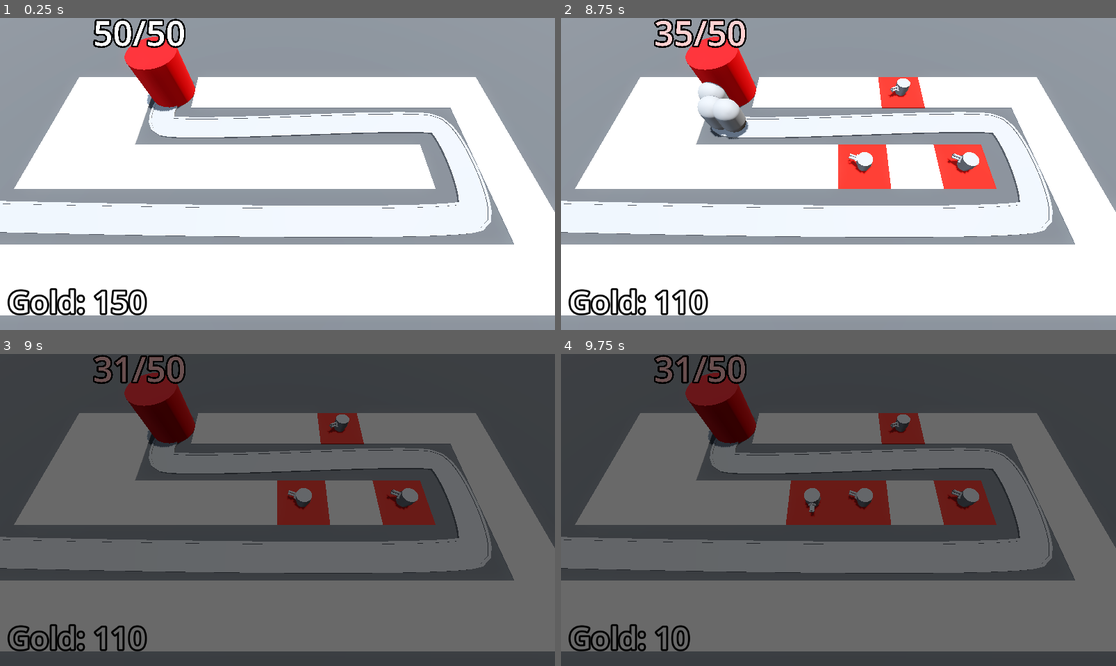
Above: before the commit, frames 1-4 (two rows, left to right).
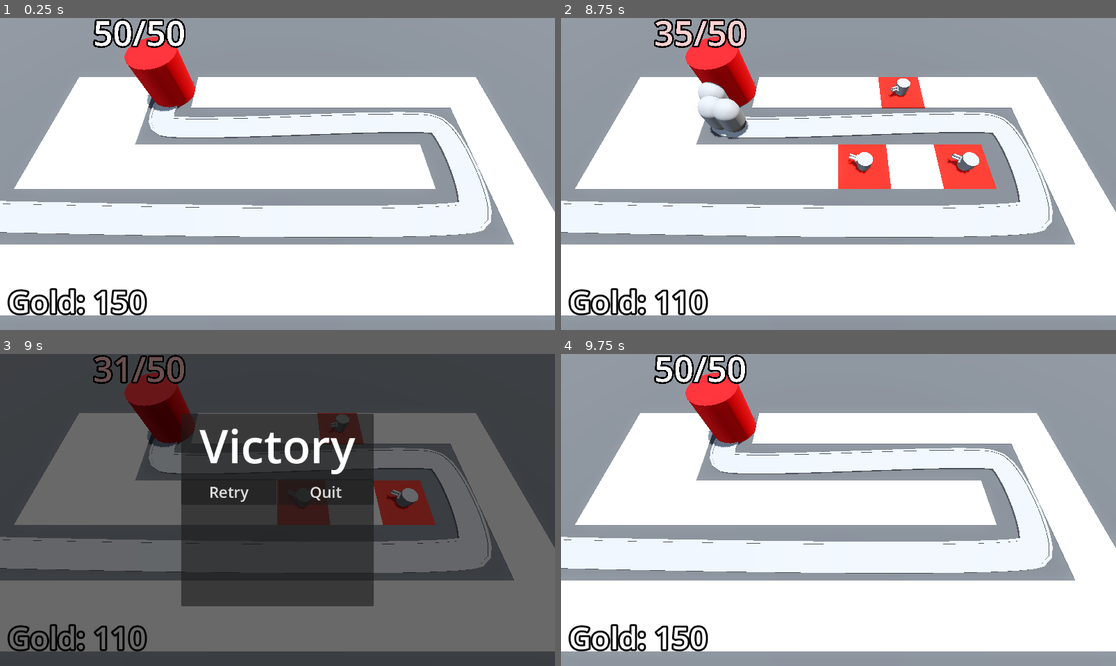
Above: after the commit, the same moments.

Repository: FabioAVSilva/Barbarian-Blaster
Game: Godot game, scene res://BaseLevel.tscn
Same seed, same stepped clock (60 frames per second), same inputs: the game is played once before the commit and once after it.
Inputs (mouse positions are in pixels of both pictures, inside the frame that each line leads up to):
- Up to frame 1 (0.25 s): no input
- Up to frame 2 (8.75 s): tap Enter at 0.5 s; move the mouse to (960, 158) at 0.52 s; press the mouse at (960, 158) at 0.53 s; move the mouse to (727, 189) at 1.27 s; release the mouse at (727, 189) at 1.28 s; click (727, 189) at 1.35 s; move the mouse to (894, 105) at 2.02 s; press the mouse at (894, 105) at 2.03 s; move the mouse to (810, 236) at 2.77 s; release the mouse at (810, 236) at 2.78 s; click (810, 236) at 2.85 s; move the mouse to (1005, 220) at 3.52 s; press the mouse at (1005, 220) at 3.53 s; move the mouse to (672, 127) at 4.27 s; release the mouse at (672, 127) at 4.28 s; click (672, 127) at 4.35 s; move the mouse to (866, 174) at 5.02 s; press the mouse at (866, 174) at 5.03 s; move the mouse to (755, 96) at 5.77 s; release the mouse at (755, 96) at 5.78 s; click (755, 96) at 5.85 s; move the mouse to (960, 158) at 6.52 s; press the mouse at (960, 158) at 6.53 s; move the mouse to (727, 189) at 7.27 s; release the mouse at (727, 189) at 7.28 s; click (727, 189) at 7.35 s; move the mouse to (894, 105) at 8.02 s; press the mouse at (894, 105) at 8.03 s
- Up to frame 3 (9 s): move the mouse to (249, 572) at 8.77 s; release the mouse at (249, 572) at 8.78 s; click (249, 572) at 8.85 s
- Up to frame 4 (9.75 s): click (788, 491) at 9.5 s, where only the run after the commit has a clickable "Retry"

Frames 1-2 are identical in both runs. In frame 3, 18% of the frame differs, in the area x 32-68%, y 19-81%; in frame 4, 99%, in the area x 0-100%, y 0-100%.

Commit message:
Added Retry and Quit buttons to victory screen

Diff:
--- a/BaseLevel.tscn
+++ b/BaseLevel.tscn
@@ -9,6 +9,7 @@
 [ext_resource type="PackedScene" uid="uid://edp7mwao1kjr" path="res://Turret/turret.tscn" id="6_ufkdr"]
 [ext_resource type="Script" uid="uid://saiaosbrs7hv" path="res://bank.gd" id="8_tv3th"]
 [ext_resource type="PackedScene" uid="uid://dvgxc4a8124hw" path="res://DifficultyManager/difficulty_manager.tscn" id="9_xkmwr"]
+[ext_resource type="PackedScene" uid="uid://cnvymng2cmc1r" path="res://UserInterface/victory_layer.tscn" id="10_now27"]
 
 [sub_resource type="ProceduralSkyMaterial" id="ProceduralSkyMaterial_dq0bh"]
 sky_horizon_color = Color(0.662243, 0.671743, 0.686743, 1)
@@ -155,16 +156,8 @@
 [node name="DifficultyManager" parent="." instance=ExtResource("9_xkmwr")]
 enemy_health_curve = SubResource("Curve_xkmwr")
 
-[node name="VictoryLayer" type="CanvasLayer" parent="."]
+[node name="VictoryLayer" parent="." instance=ExtResource("10_now27")]
 visible = false
-
-[node name="ColorRect" type="ColorRect" parent="VictoryLayer"]
-anchors_preset = 15
-anchor_right = 1.0
-anchor_bottom = 1.0
-grow_horizontal = 2
-grow_vertical = 2
-color = Color(0, 0, 0, 0.588235)
 
 [connection signal="timeout" from="EnemyPath/Timer" to="EnemyPath" method="spawn_enemy"]
 [connection signal="stop_spawning_enemies" from="DifficultyManager" to="EnemyPath" method="_on_difficulty_manager_stop_spawning_enemies"]
--- /dev/null
+++ b/UserInterface/victory_layer.gd
@@ -0,0 +1,9 @@
+extends CanvasLayer
+
+
+func _on_retry_button_pressed() -> void:
+	get_tree().reload_current_scene()
+
+
+func _on_quit_button_pressed() -> void:
+	get_tree().quit()
--- /dev/null
+++ b/UserInterface/victory_layer.tscn
@@ -0,0 +1,56 @@
+[gd_scene load_steps=3 format=3 uid="uid://cnvymng2cmc1r"]
+
+[ext_resource type="Script" uid="uid://c5y8w6quv1082" path="res://UserInterface/victory_layer.gd" id="1_6k6vd"]
+
+[sub_resource type="LabelSettings" id="LabelSettings_rt5eh"]
+font_size = 96
+
+[node name="VictoryLayer" type="CanvasLayer"]
+script = ExtResource("1_6k6vd")
+
+[node name="ColorRect" type="ColorRect" parent="."]
+anchors_preset = 15
+anchor_right = 1.0
+anchor_bottom = 1.0
+grow_horizontal = 2
+grow_vertical = 2
+color = Color(0, 0, 0, 0.588235)
+
+[node name="CenterContainer" type="CenterContainer" parent="."]
+anchors_preset = 15
+anchor_right = 1.0
+anchor_bottom = 1.0
+grow_horizontal = 2
+grow_vertical = 2
+
+[node name="PanelContainer" type="PanelContainer" parent="CenterContainer"]
+custom_minimum_size = Vector2(400, 400)
+layout_mode = 2
+
+[node name="VBoxContainer" type="VBoxContainer" parent="CenterContainer/PanelContainer"]
+layout_mode = 2
+
+[node name="Label" type="Label" parent="CenterContainer/PanelContainer/VBoxContainer"]
+layout_mode = 2
+text = "Victory"
+label_settings = SubResource("LabelSettings_rt5eh")
+horizontal_alignment = 1
+
+[node name="HBoxContainer" type="HBoxContainer" parent="CenterContainer/PanelContainer/VBoxContainer"]
+layout_mode = 2
+
+[node name="RetryButton" type="Button" parent="CenterContainer/PanelContainer/VBoxContainer/HBoxContainer"]
+layout_mode = 2
+size_flags_horizontal = 3
+theme_override_font_sizes/font_size = 32
+text = "Retry"
+
+[node name="QuitButton" type="Button" parent="CenterContainer/PanelContainer/VBoxContainer/HBoxContainer"]
+layout_mode = 2
+size_flags_horizontal = 3
+theme_override_font_sizes/font_size = 32
+text = "Quit
+"
+
+[connection signal="pressed" from="CenterContainer/PanelContainer/VBoxContainer/HBoxContainer/RetryButton" to="." method="_on_retry_button_pressed"]
+[connection signal="pressed" from="CenterContainer/PanelContainer/VBoxContainer/HBoxContainer/QuitButton" to="." method="_on_quit_button_pressed"]
Not shown: 1 places in BaseLevel.tscn that only renumber resources
Not shown, added: UserInterface/victory_layer.gd.uid
